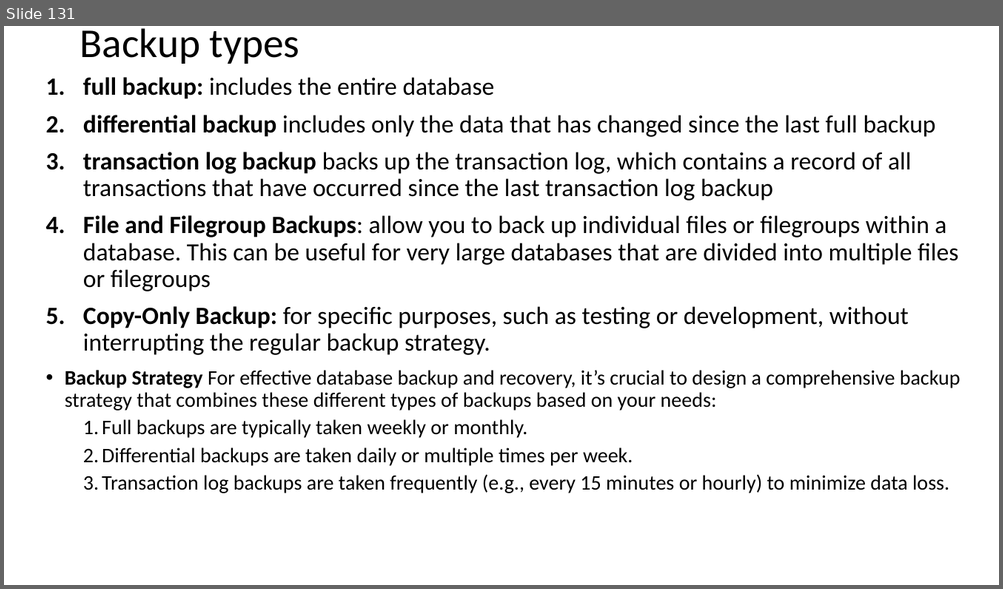
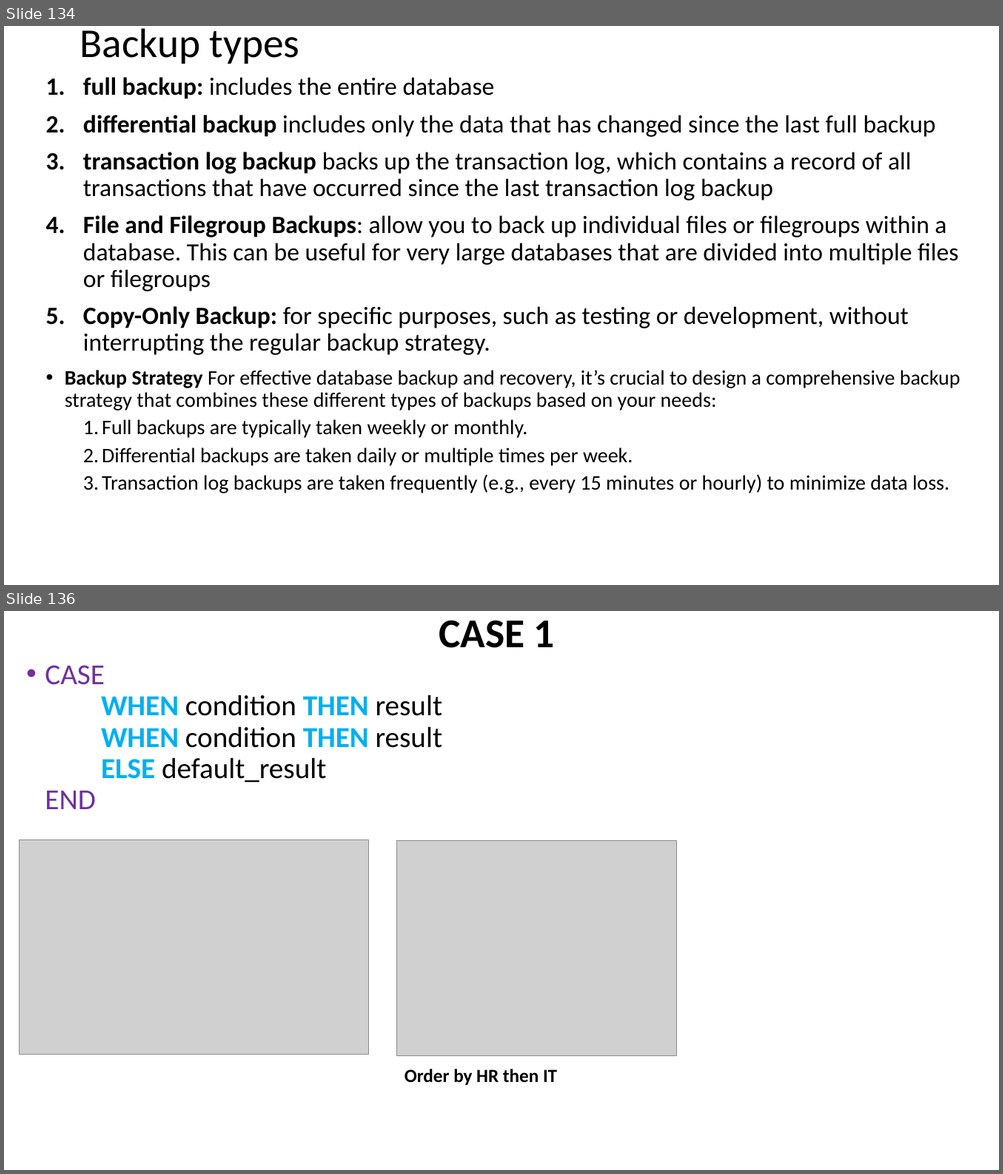
Before and after one commit to AhmedMohamedSamir1/Summary, a slide deck: DB.pptx. Shown one above the other, each under a label of ours: slide 131 before the commit, slides 134 and 136 after it; the slides between them are not shown. The pictures are 1003x589 and 1003x1174 pixels, drawn with LibreOffice and Linux fonts; fonts in the diff are those of the drawing; grey boxes stand for pictures. Boxes give left, top, right and bottom in pixels: in the first picture for what was removed or moved away, otherwise in the second. Text is boxed around its words. In the diff, an @@ line names an element or a change of style, - is before the commit and + after.

```diff
--- a/DB.pptx
+++ b/DB.pptx
@@ slide 136 added at box(4, 611, 999, 1170), background #FFFFFF @@
@@ title added at box(438, 620, 555, 648), 39.6 pt, text #000000, bold @@
+CASE 1
@@ text added at box(45, 665, 443, 809), 28 pt, text #000000 @@
+• CASE
+  WHEN condition THEN result
+  WHEN condition THEN result
+  ELSE default_result
+  END
@@ picture added at box(19, 840, 369, 1055) @@
@@ picture added at box(397, 842, 676, 1056) @@
@@ text added at box(404, 1069, 557, 1085), 18 pt, text #000000, bold @@
+Order by HR then IT
@@ what was slide 131 is now slide 134 @@
```
Also in this commit, not shown: 6 slides changed, 7 other slides added, 7 other files.
